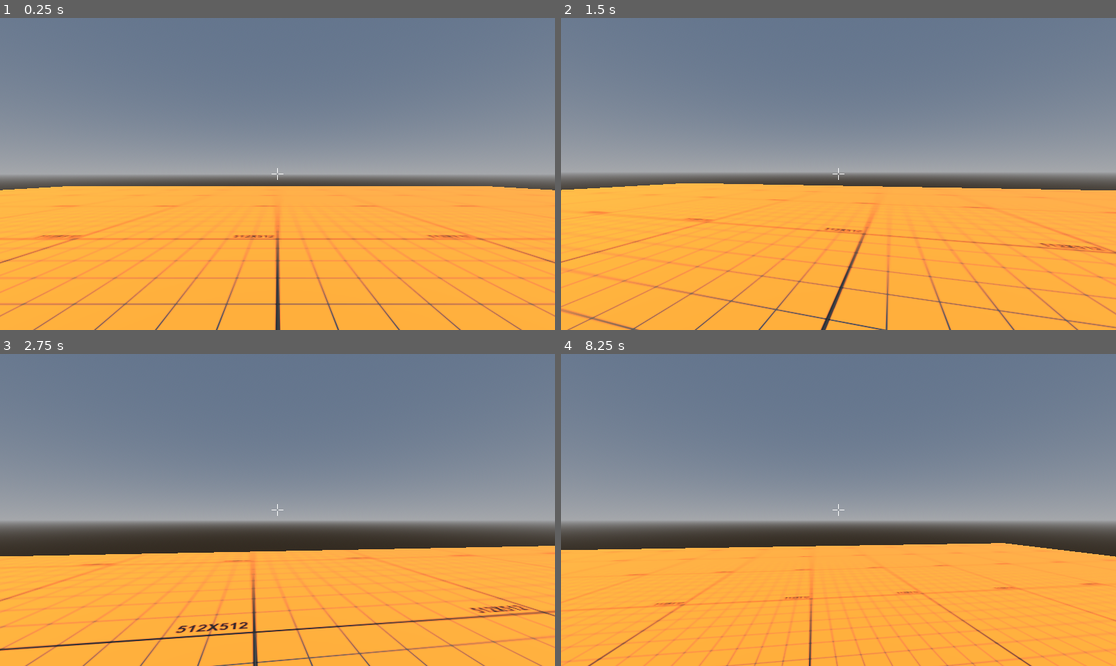
Above: before the commit, frames 1-4 (two rows, left to right).
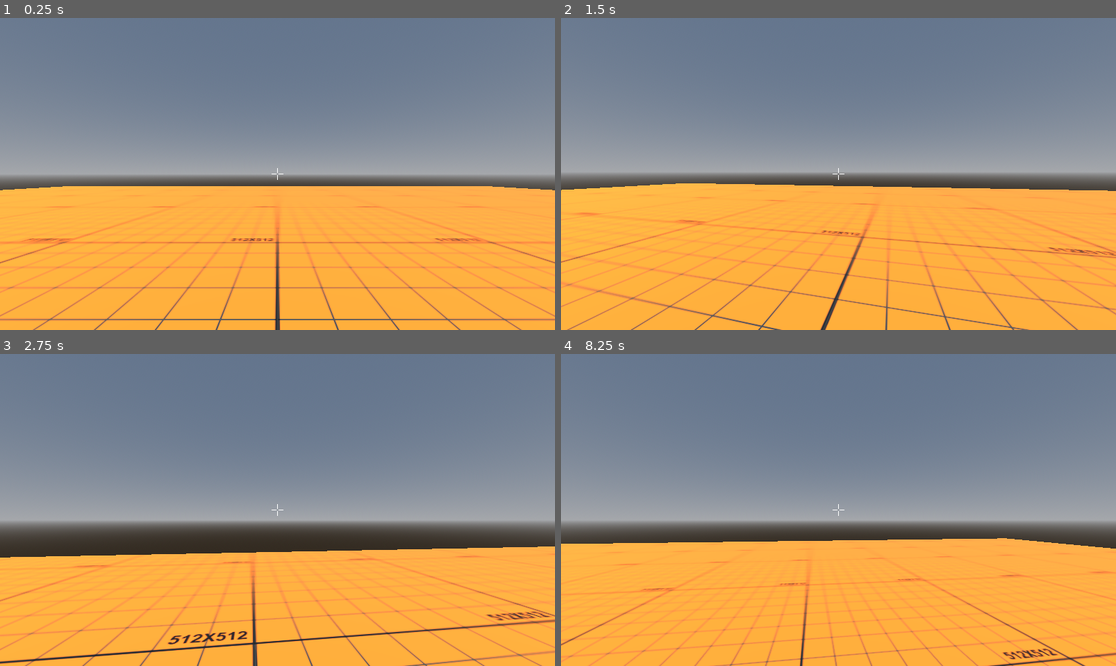
Above: after the commit, the same moments.

Repository: Nyedveg/Hop-Shot
Game: Godot game, scene res://MAIN.tscn
Two runs of this game, one before a commit and one after it. Both use one fixed random seed, a clock stepped at 60 frames per second and the inputs below.
Inputs (mouse positions are in pixels of both pictures, inside the frame that each line leads up to):
- Up to frame 1 (0.25 s): no input
- Up to frame 2 (1.5 s): tap Enter (ui_accept) at 0.5, 0.77 s; move the mouse to (866, 174) at 0.52 s; hold Ctrl (crouch) 0.53-1.28 s; hold W (move_forward) from 0.53 s (still down); move the mouse to (810, 174) at 1.27 s; click (810, 174) at 1.35 s
- Up to frame 3 (2.75 s): keep holding W (move_forward); tap Enter (ui_accept) at 1.52 s; move the mouse to (288, 503) at 2.02 s; tap Q (interact) at 2.1 s
- Up to frame 4 (8.25 s): move the mouse to (832, 516) at 2.77 s; tap Shift (sprint) at 2.85, 5.85 s; tap Enter (ui_accept) at 3.02, 3.77, 4.25, 4.52, 5, 5.75, 6.02, 6.5, 6.77, 7.25, 7.52 s; move the mouse to (877, 513) at 3.52 s; hold Ctrl (crouch) 3.53-4.28 s; move the mouse to (794, 506) at 4.27 s; click (794, 506) at 4.35 s; move the mouse to (844, 510) at 5.02 s; tap Q (interact) at 5.1, 8.1 s; move the mouse to (816, 503) at 5.77 s; release W (move_forward) at 5.78 s; hold D (move_right) 5.78-6.53 s; move the mouse to (866, 510) at 6.52 s; hold Ctrl (crouch) 6.53-7.28 s; hold W (move_forward) from 6.53 s (still down); move the mouse to (810, 510) at 7.27 s; click (810, 510) at 7.35 s; move the mouse to (849, 503) at 8.02 s

The runs differ from the first frame. In frame 1, 3.7% of the frame differs, in the area x 0-100%, y 54-100%; in frame 2, 3.6%; in frame 3, 3.9%; in frame 4, 5.3%, in the area x 0-100%, y 59-100%.

Commit message:
increased normal speed of the player

Diff:
--- a/MAIN.tscn
+++ b/MAIN.tscn
@@ -3,7 +3,7 @@
 [ext_resource type="Script" path="res://scripts/Main_level_script.gd" id="1_e5oxr"]
 [ext_resource type="PackedScene" uid="uid://c2h5wi5d0wwxc" path="res://prefabs/player/Player.tscn" id="2_83fl6"]
 [ext_resource type="Texture2D" uid="uid://b6pxv22bf1sx4" path="res://textures/512X512.png" id="2_t1ju2"]
-[ext_resource type="PackedScene" uid="uid://bxlhpwp5e5gig" path="res://weapons/weapon.tscn" id="3_l4mva"]
+[ext_resource type="PackedScene" uid="uid://bxlhpwp5e5gig" path="res://WEAPONS/weapon.tscn" id="3_l4mva"]
 [ext_resource type="PackedScene" uid="uid://pegiaoi4sodn" path="res://prefabs/death_zone.tscn" id="5_34waj"]
 
 [sub_resource type="StandardMaterial3D" id="StandardMaterial3D_i2e8i"]
@@ -19,12 +19,13 @@
 shadow_enabled = true
 
 [node name="CSGBox3D" type="CSGBox3D" parent="."]
+transform = Transform3D(1, 0, 0, 0, 1, 0, 0, 0, 1, -0.131454, -0.0152912, 0.0894294)
 use_collision = true
 size = Vector3(55, 0.115, 55)
 material = SubResource("StandardMaterial3D_i2e8i")
 
 [node name="Player" parent="." instance=ExtResource("2_83fl6")]
-transform = Transform3D(1, 0, 0, 0, 1, 0, 0, 0, 1, 0, 1, 0)
+transform = Transform3D(1, 0, 0, 0, 1, 0, 0, 0, 1, -0.135403, 0.952203, -0.169278)
 
 [node name="weapon" parent="." instance=ExtResource("3_l4mva")]
 transform = Transform3D(1, 0, 0, 0, 1, 0, 0, 0, 1, 1.80221, 0.0575008, 4.6292)
Not shown, changed: WEAPONS/512X512.png.import
